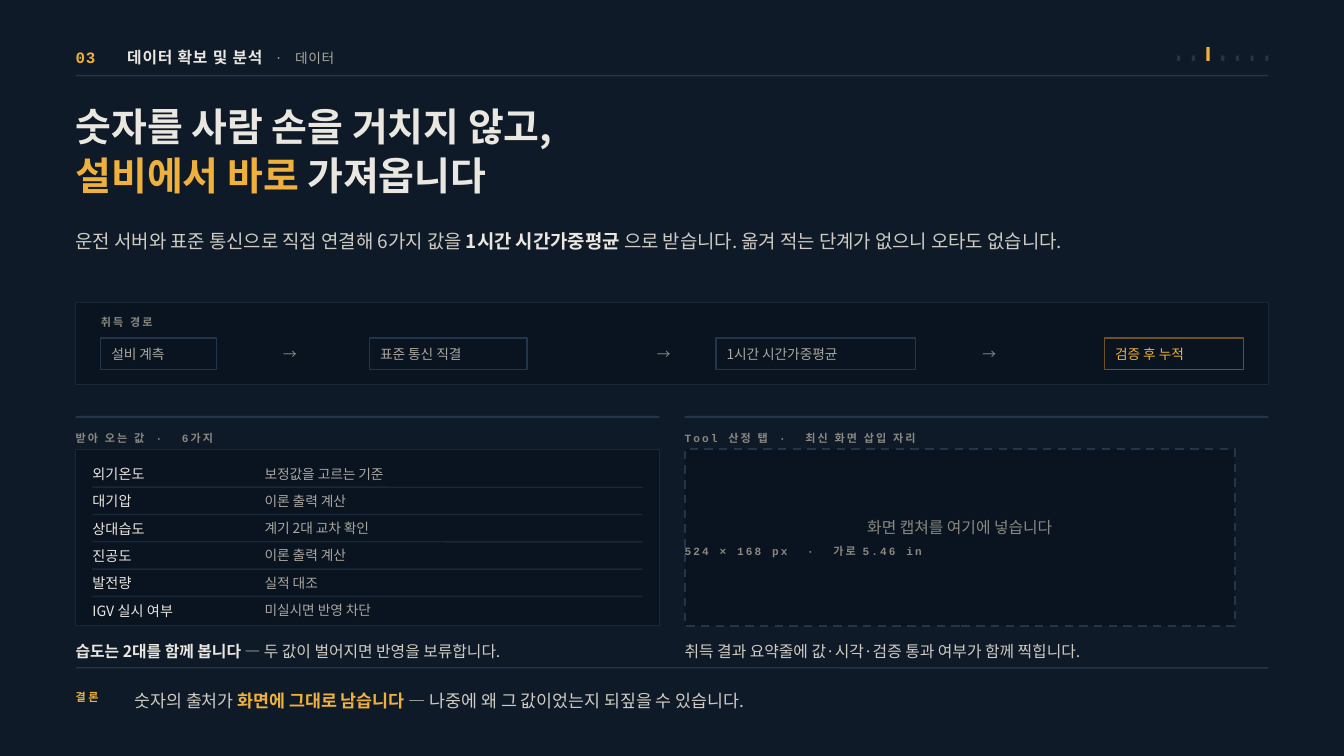
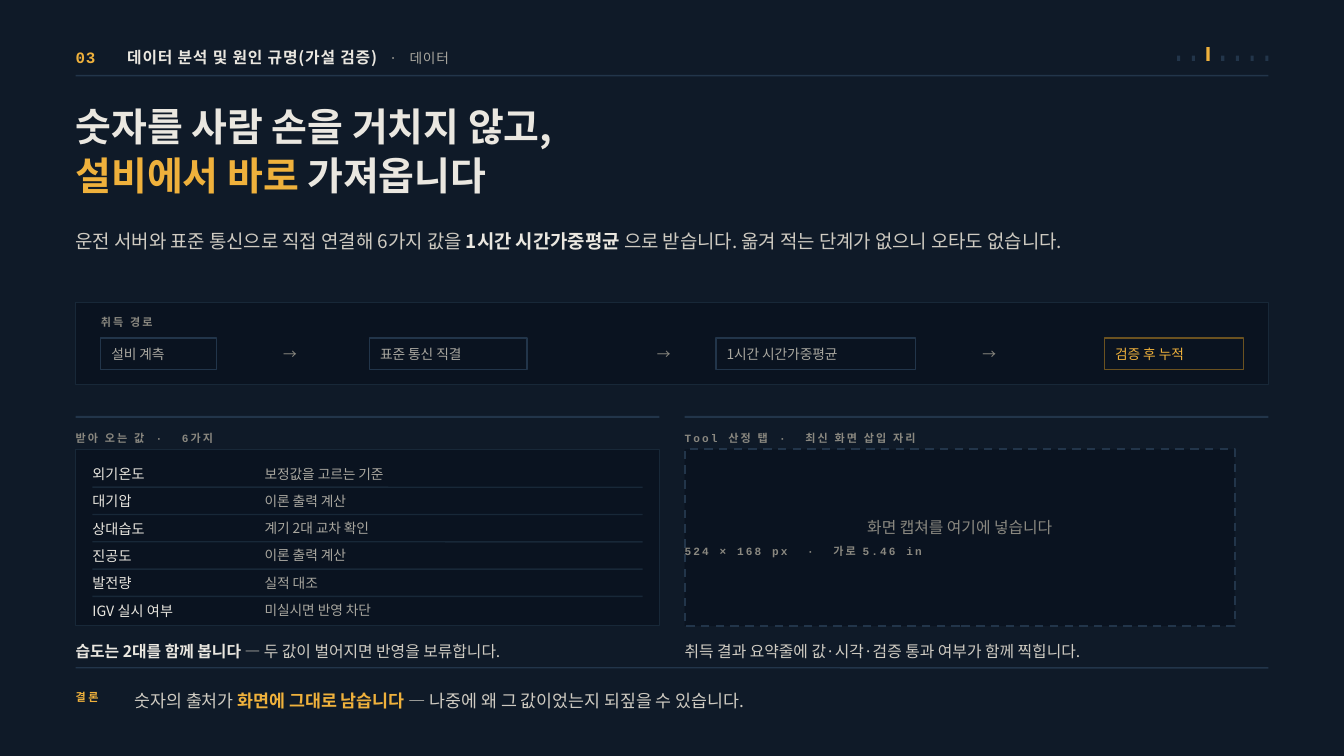
Before and after one commit to jooh-ai/Narae-AI, a slide deck: slide 7 of docs/ppt/위례_공급가능용량_최종발표.pptx. Drawn at 1344x756 pixels with LibreOffice and Linux fonts; fonts in the diff are those of the drawing. Boxes give left, top, right and bottom in pixels: in the first picture for what was removed or moved away, otherwise in the second. Text is boxed around its words. In the diff, an @@ line names an element or a change of style, - is before the commit and + after.

```diff
--- a/docs/ppt/위례_공급가능용량_최종발표.pptx
+++ b/docs/ppt/위례_공급가능용량_최종발표.pptx
@@ text at (76,49,449,66): text changed @@
-03 데이터 확보 및 분석 · 데이터
+03 데이터 분석 및 원인 규명(가설 검증) · 데이터
```
Also in this commit, not shown: 13 other slides changed, 1 other file.
